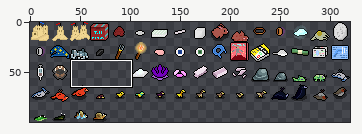
Sprite sheet -- gfx/ChibiUltica/ChibiSmall.png. The first picture is a wide view before the edit; the outline marks the close-up.
Close-up. Before the edit:
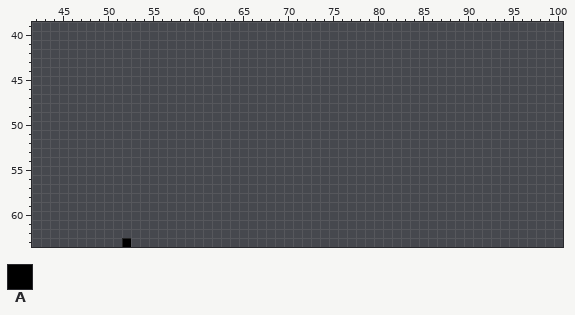
The file is 320x100 pixels. Pixels under 10% opacity are left out. Colours within 5 levels of each other are drawn and written as one. Shown: x 42..100, y 39..63. The old version is drawn lined up with the new one.
Palette (. is transparent): A #000000
Pixels before, first column x 52:
63 A
Once edited:
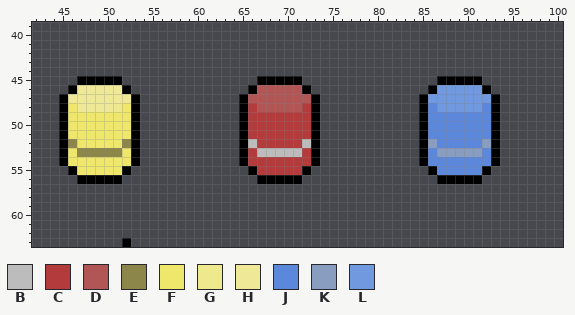
Colours new in this view: B #bcbcbc  C #b33b3c  D #b25555  E #8c864a  F #efe76b  G #efe98d  H #efe997  J #5b88db  K #899dc0  L #7099e0
Difference:
drawings rearranged on the sheet (the old picture shows each at its new place)
The author put colour A in row 45 at x 47 to 51, 67 to 71 and 87 to 91; in row 46 at x 46, 52, 66, 72, 86 and 92; in rows 47 to 54 at x 45, 53, 65, 73, 85 and 93; in row 55 at x 46, 52, 66, 72, 86 and 92; in row 56 at x 47 to 51, 67 to 71 and 87 to 91.
The author put colour B in row 52 at x 66 and 72; in row 53 at x 67 to 71.
The author put colour C in row 48 at x 66 and 72; in rows 49 to 51 at x 66 to 72; in row 52 at x 67 to 71; in row 53 at x 66 and 72; in row 54 at x 66 to 72; in row 55 at x 67 to 71.
The author put colour D in row 46 at x 67 to 71; in row 47 at x 66 to 72; in row 48 at x 67 to 71.
The author put colour E in row 52 at x 46 and 52; in row 53 at x 47 to 51.
The author put colour F in row 48 at x 46 and 52; in rows 49 to 51 at x 46 to 52; in row 52 at x 47 to 51; in row 53 at x 46 and 52; in row 54 at x 46 to 52; in row 55 at x 47 to 51.
The author put colour G in row 48 at x 51.
The author put colour H in row 46 at x 47 to 51; in row 47 at x 46 to 52; in row 48 at x 47 to 50.
The author put colour J in row 48 at x 86 and 92; in rows 49 to 51 at x 86 to 92; in row 52 at x 87 to 91; in row 53 at x 86 and 92; in row 54 at x 86 to 92; in row 55 at x 87 to 91.
The author put colour K in row 52 at x 86 and 92; in row 53 at x 87 to 91.
The author put colour L in row 46 at x 87 to 91; in row 47 at x 86 to 92; in row 48 at x 87 to 91.
Boxes around the changes in both close-ups, in picture pixels (x1, y1, x2, y2):
added: (59, 76, 140, 184)
added: (239, 76, 320, 184)
added: (419, 76, 500, 184)
